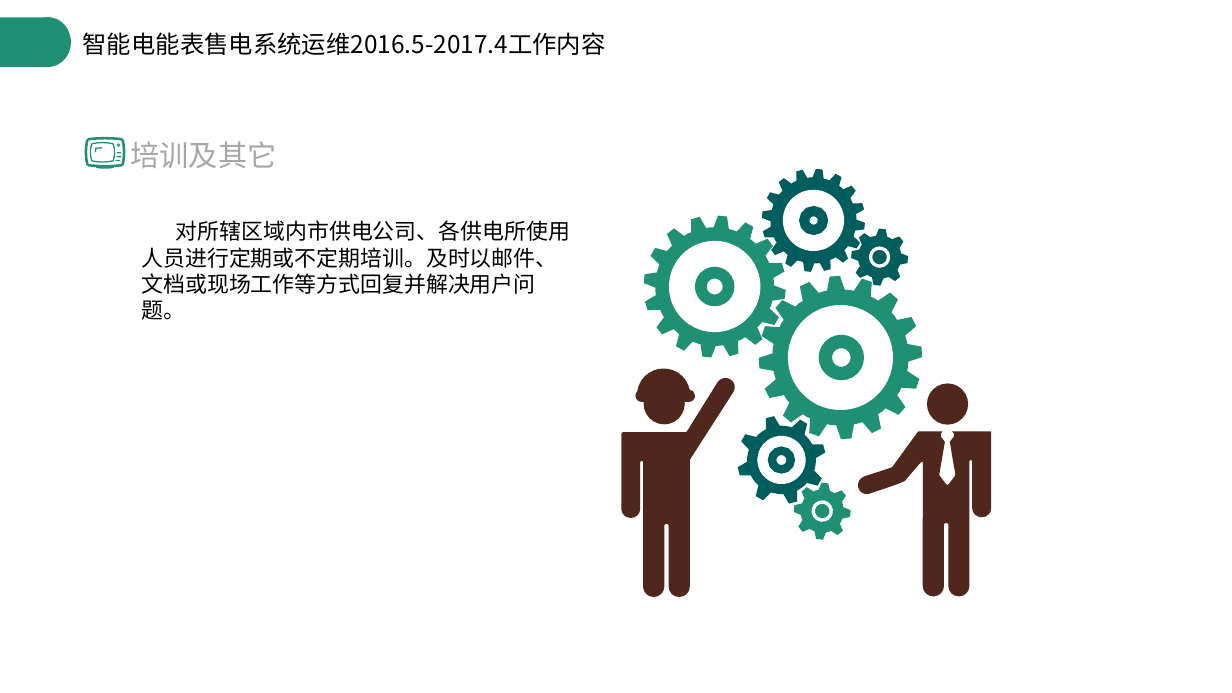
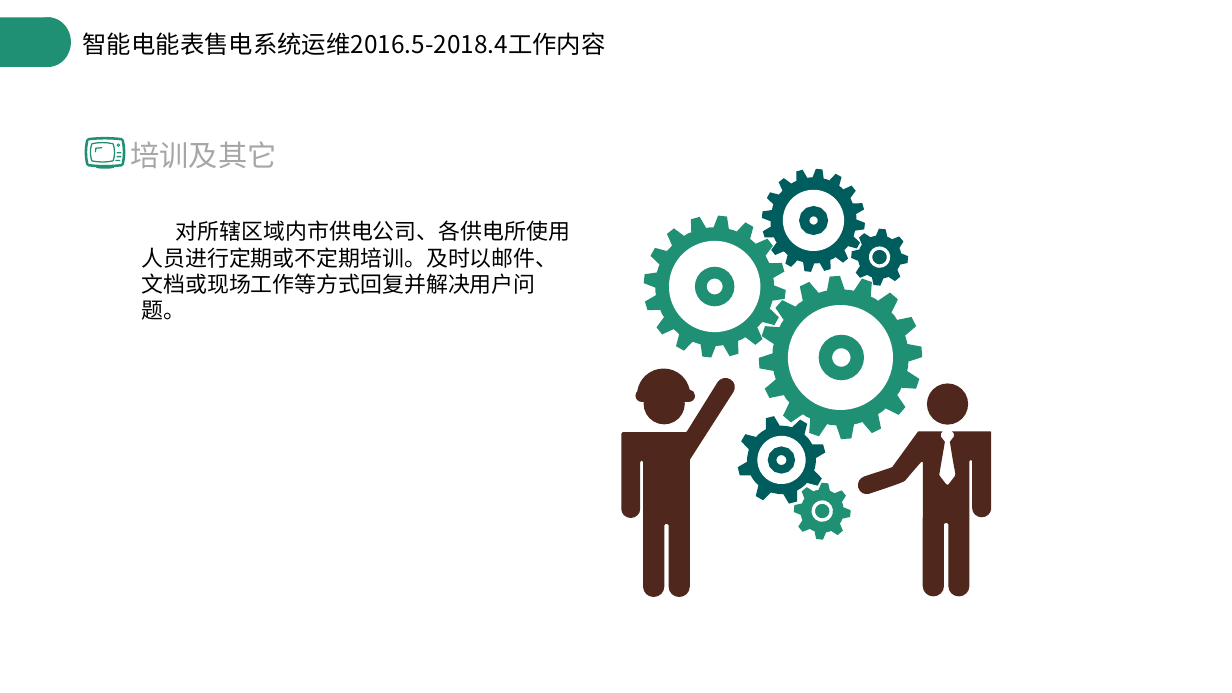
Before and after one commit to cuda-convnet/-2018, a slide deck: slide 9 of 智能电能表售电系统验收报告.pptx. Drawn at 1232x693 pixels with LibreOffice and Linux fonts; fonts in the diff are those of the drawing. Boxes give left, top, right and bottom in pixels: in the first picture for what was removed or moved away, otherwise in the second. Text is boxed around its words. In the diff, an @@ line names an element or a change of style, - is before the commit and + after.

```diff
--- a/智能电能表售电系统验收报告.pptx
+++ b/智能电能表售电系统验收报告.pptx
@@ text at [83,32,606,55]: text changed @@
-智能电能表售电系统运维2016.5-2017.4工作内容
+智能电能表售电系统运维2016.5-2018.4工作内容
```
Also in this commit, not shown: 6 other slides changed, 1 slide added, 2 other files.
